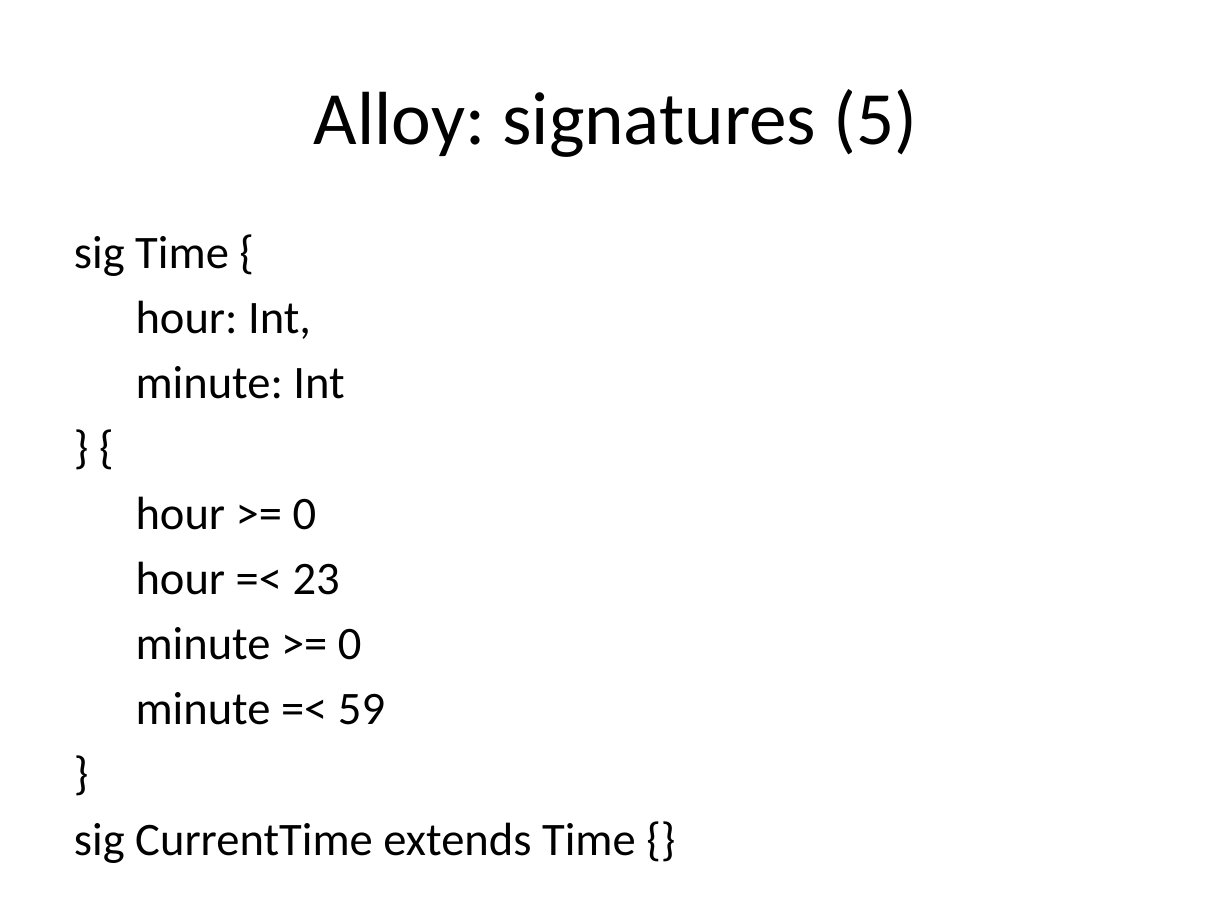
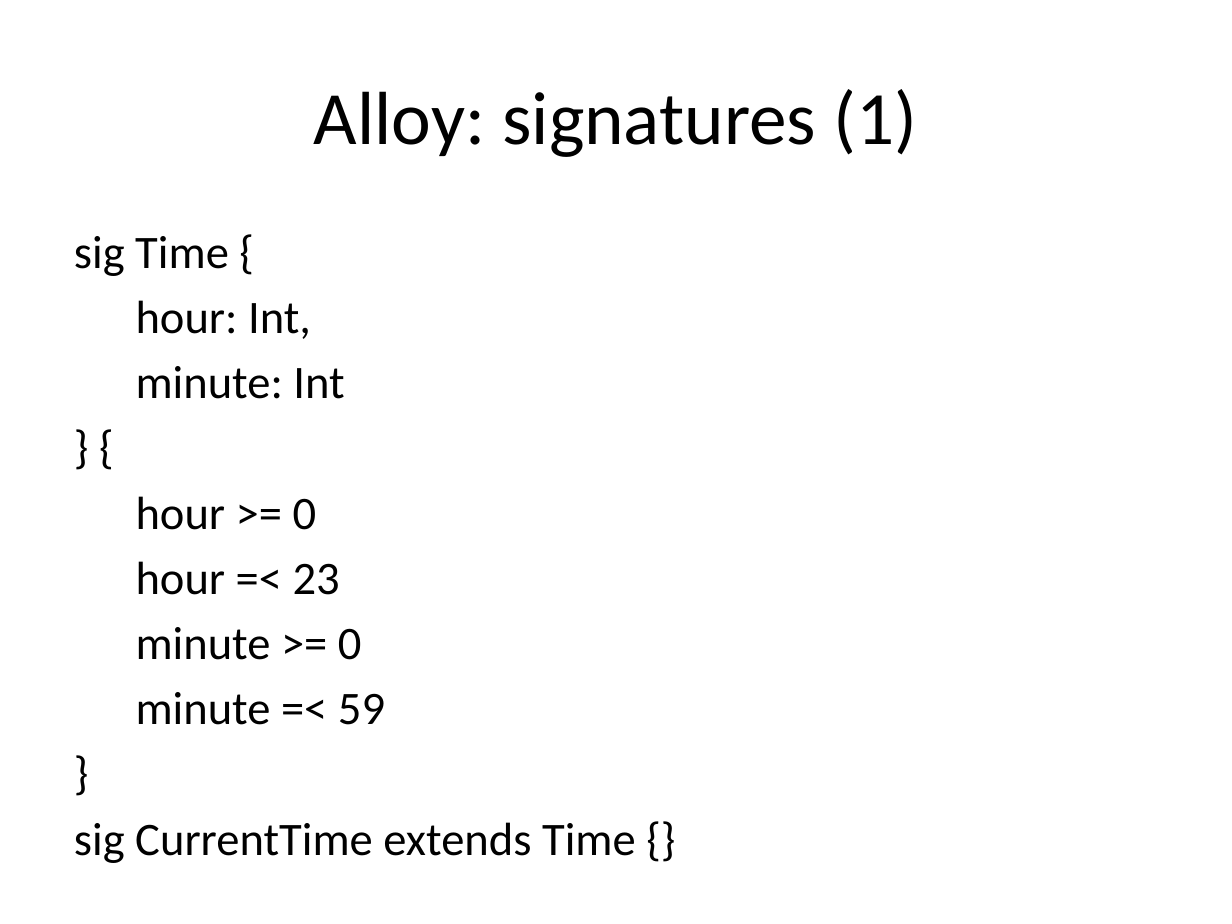
Before and after one commit to cattaneo-riccardo/PowerEnjoy, a slide deck: slide 18 of RASD/presentation/RASD_presentation.pptx (slide 23 before the commit). Drawn at 1232x924 pixels with LibreOffice and Linux fonts; fonts in the diff are those of the drawing. Boxes give left, top, right and bottom in pixels: in the first picture for what was removed or moved away, otherwise in the second. Text is boxed around its words. In the diff, an @@ line names an element or a change of style, - is before the commit and + after.

```diff
--- a/RASD/presentation/RASD_presentation.pptx
+++ b/RASD/presentation/RASD_presentation.pptx
@@ title at [314, 89, 917, 157]: text changed @@
-Alloy: signatures (5)
+Alloy: signatures (1)
```
Also in this commit, not shown: 15 other slides changed, 5 slides removed.
